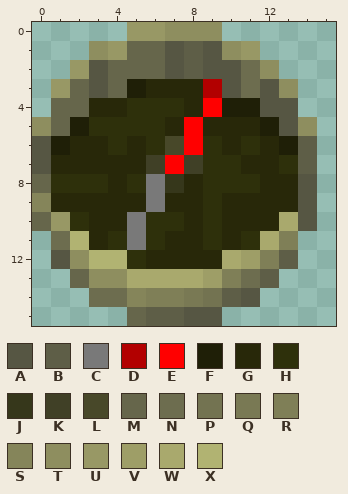
One commit to this pixel-art sprite: textures/realcompass_1.png. Above: the version before the commit.
The file is 16x16 pixels. Colours within 5 levels of each other are drawn and written as one.
Palette (. is transparent): A #565643  B #5e5e47  C #797979  D #b20000  E #ff0000  F #1f1f07  G #282809  H #2e300b  J #36371b  K #404026  L #484829  M #66664b  N #6d6d4f  P #737351  Q #797954  R #7f7f57  S #85855a  T #8e8e5f  U #989865  V #9e9e67  W #a9a96d  X #b1b372
The same view after the edit:
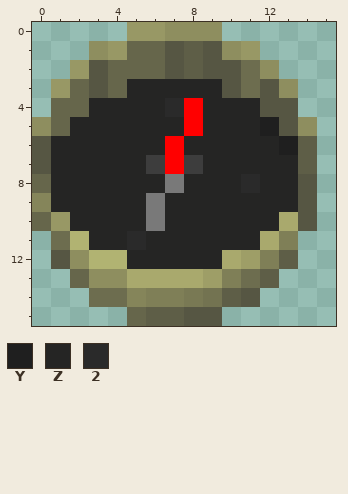
Colours new in this view: Y #1f1f1f  Z #252524  2 #2a2a2a
The exact change:
colour K: #404026 -> #3d3d3d
y 3: x 5..9 FGGGD -> ZZZZZ
y 4: x 3..11 GGHHHGEFF -> ZZZZ2EZZZ
y 5: x 2..7 FHHHHG -> ZZZZZZ; x 9..12 GGGF -> ZZZY
y 6: x 1..13 FGGHGHLEHGHGF -> ZZZZZZEZZZZZY
y 7: x 1..5 GGGGG -> ZZZZZ; x 9..13 HHGGH -> ZZZZZ
y 8: x 1..13 HHHGHCJGHHHGG -> ZZZZZZCZZZ2ZZ
y 9: x 1..5 GGGGG -> ZZZZZ; x 7..13 GGHGGGG -> ZZZZZZZ
y 10: x 2..12 HGGCHHGHGGG -> ZZZZCZZZZZZ
y 11: x 3..11 GHCHGGHGH -> ZZ2ZZZZZZ
y 12: x 5..9 HGGGG -> ZZZZZ
Pixel boxes of the changes (left, top, right, bottom) in both pictures:
changed: (51, 79, 298, 269)
